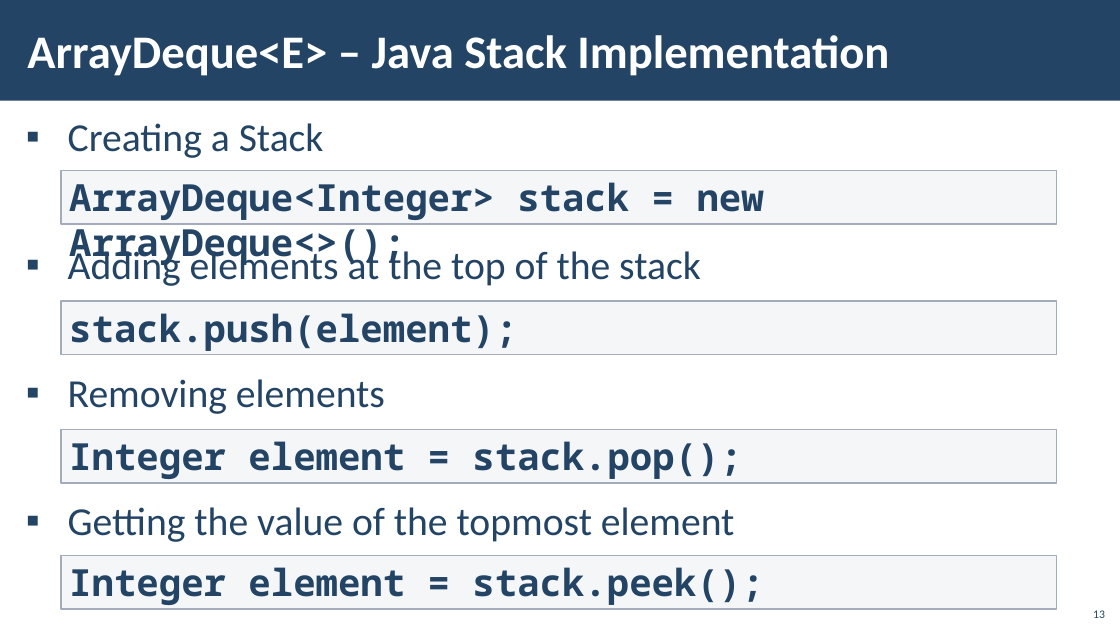
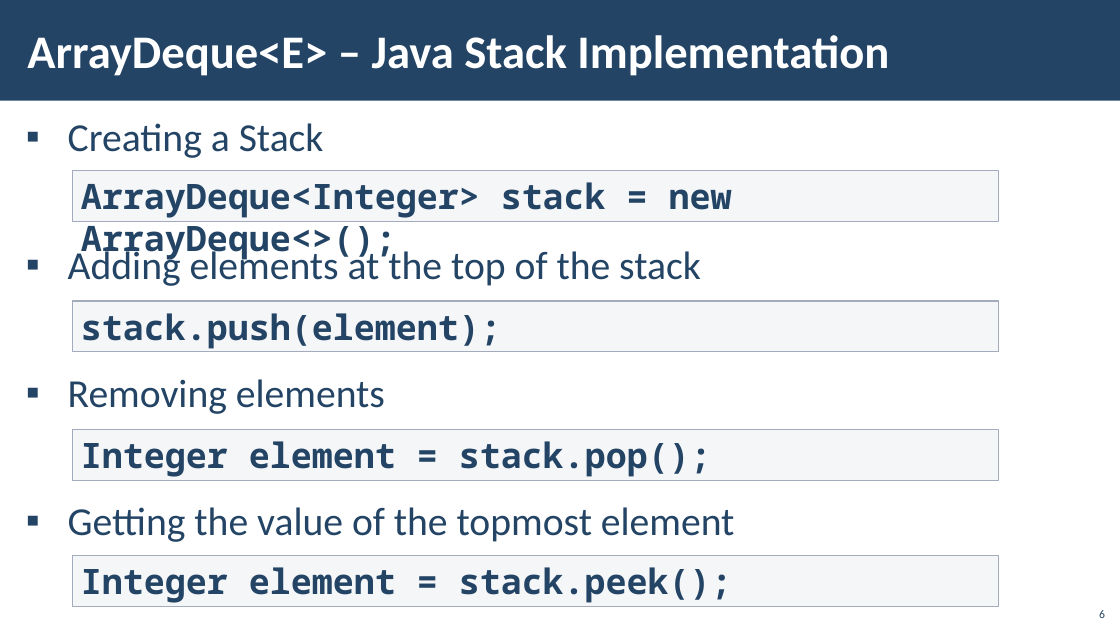
Before and after one commit to PetarPechev/Learning-Software-development, a slide deck: slide 6 of SoftUni/Java/Java Advanced/01. Stacks and Queues/01. Java-Advanced-Stacks-And-Queues.pptx (slide 13 before the commit). Drawn at 1120x630 pixels with LibreOffice and Linux fonts; fonts in the diff are those of the drawing; background and template pictures are left out. Boxes give left, top, right and bottom in pixels: in the first picture for what was removed or moved away, otherwise in the second. Text is boxed around its words. In the diff, an @@ line names an element or a change of style, - is before the commit and + after.

```diff
--- a/SoftUni/Java/Java Advanced/01. Stacks and Queues/01. Java-Advanced-Stacks-And-Queues.pptx
+++ b/SoftUni/Java/Java Advanced/01. Stacks and Queues/01. Java-Advanced-Stacks-And-Queues.pptx
@@ size 32 to 30 pt in 4 elements at bbox=[72, 301, 998, 352], bbox=[72, 429, 998, 481], bbox=[72, 555, 998, 607], bbox=[72, 171, 998, 222] @@
@@ rectangle "ArrayDeque<Integer> stack = new ArrayDeque<>();": place and size @@
-rectangle "ArrayDeque<Integer> stack = new ArrayDeque<>();" at bbox=[61, 171, 1058, 224]
+rectangle "ArrayDeque<Integer> stack = new ArrayDeque<>();" at bbox=[72, 171, 998, 222]
@@ rectangle "stack.push(element);": place and size @@
-rectangle "stack.push(element);" at bbox=[61, 301, 1058, 355]
+rectangle "stack.push(element);" at bbox=[72, 301, 998, 352]
@@ rectangle "Integer element = stack.pop();": place and size @@
-rectangle "Integer element = stack.pop();" at bbox=[61, 429, 1058, 483]
+rectangle "Integer element = stack.pop();" at bbox=[72, 429, 998, 481]
@@ rectangle "Integer element = stack.peek();": place and size @@
-rectangle "Integer element = stack.peek();" at bbox=[61, 555, 1058, 609]
+rectangle "Integer element = stack.peek();" at bbox=[72, 555, 998, 607]
@@ page number at bbox=[1099, 610, 1105, 618]: text changed @@
-13
+6
```
Also in this commit, not shown: 11 other slides changed, 7 slides removed, 4 other files.
